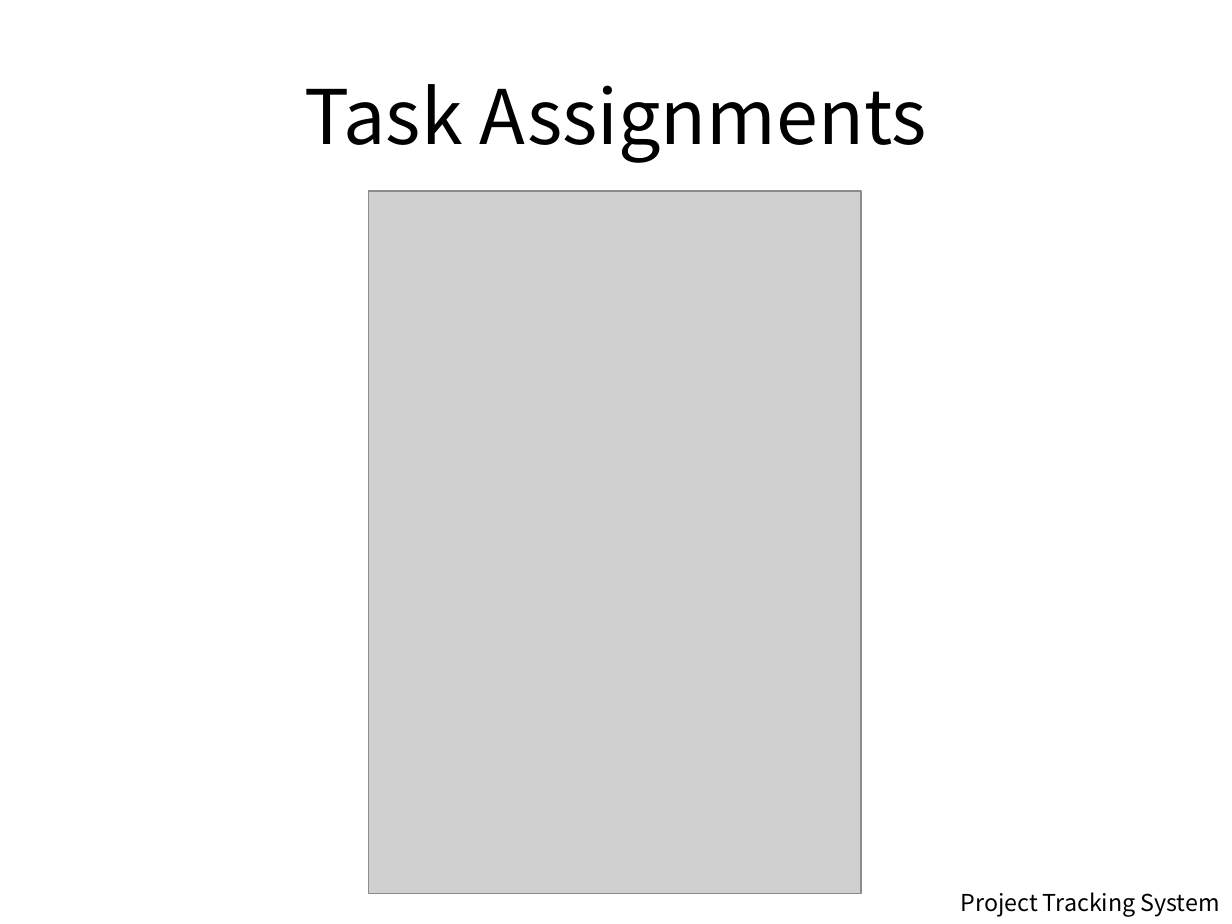
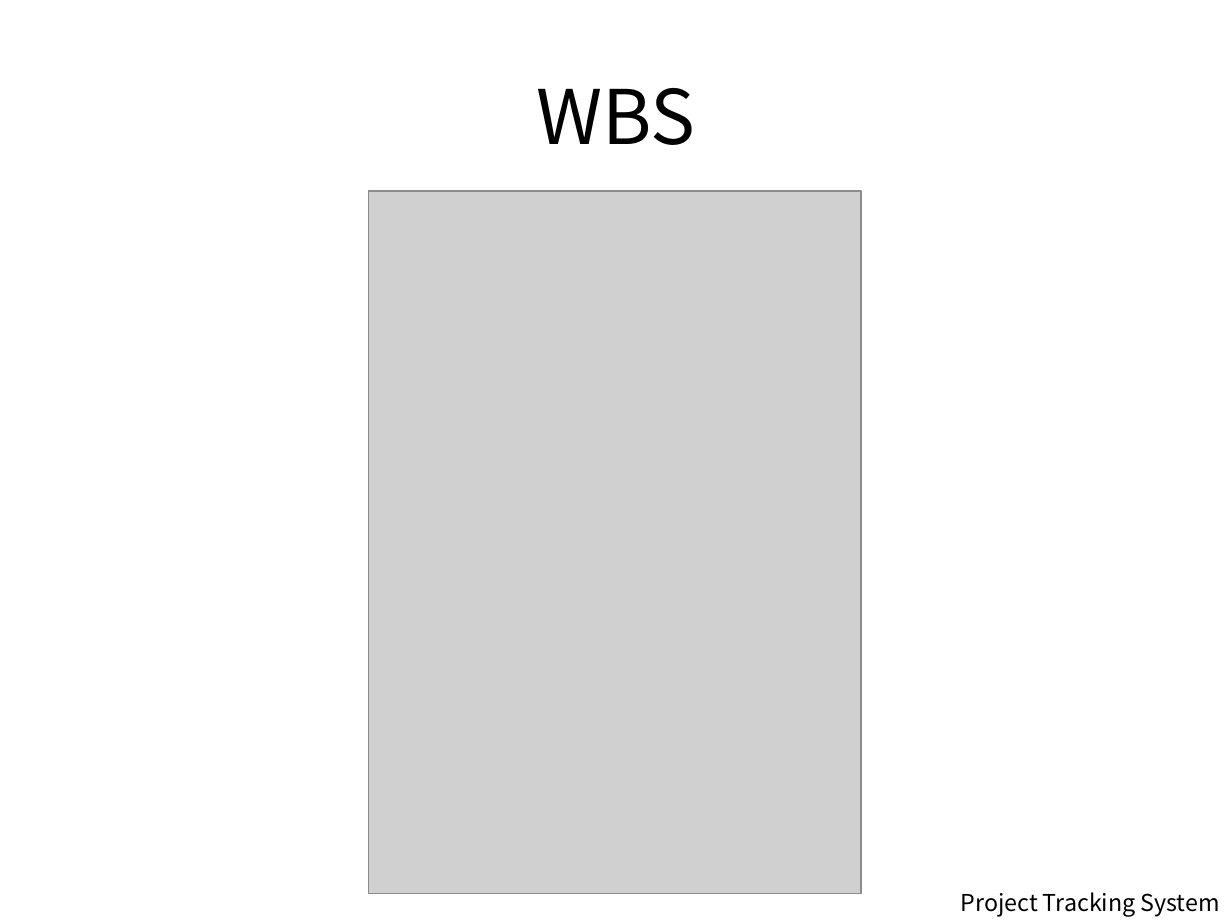
Before and after one commit to LutherTsaiTW/2015SoftwareEngineering, a slide deck: slide 3 of Phase01_Doc/Presentation/Presentation_20151117.pptx. Drawn at 1232x924 pixels with LibreOffice and Linux fonts; fonts in the diff are those of the drawing; grey boxes stand for pictures. Boxes give left, top, right and bottom in pixels: in the first picture for what was removed or moved away, otherwise in the second. Text is boxed around its words. In the diff, an @@ line names an element or a change of style, - is before the commit and + after.

```diff
--- a/Phase01_Doc/Presentation/Presentation_20151117.pptx
+++ b/Phase01_Doc/Presentation/Presentation_20151117.pptx
@@ title at box(536, 88, 695, 145): text changed @@
-Task Assignments
+WBS
```
Also in this commit, not shown: 4 other files.
